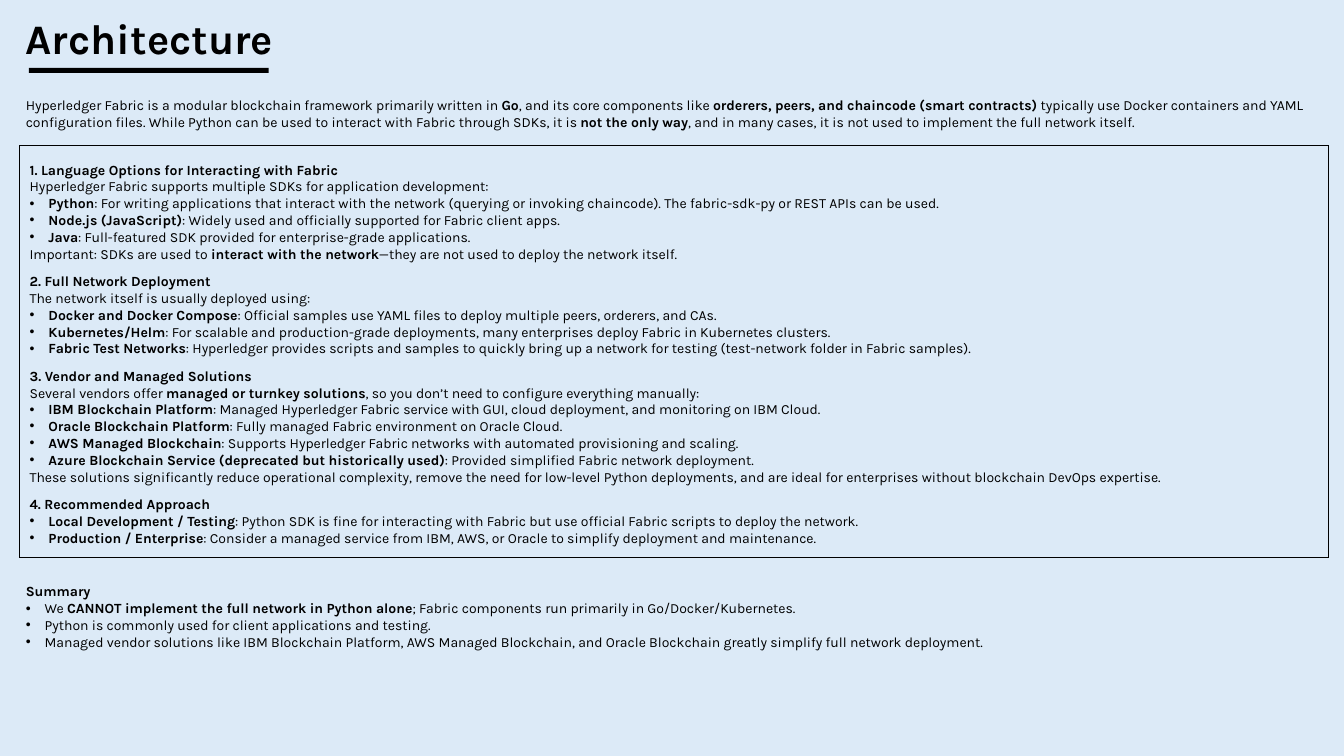
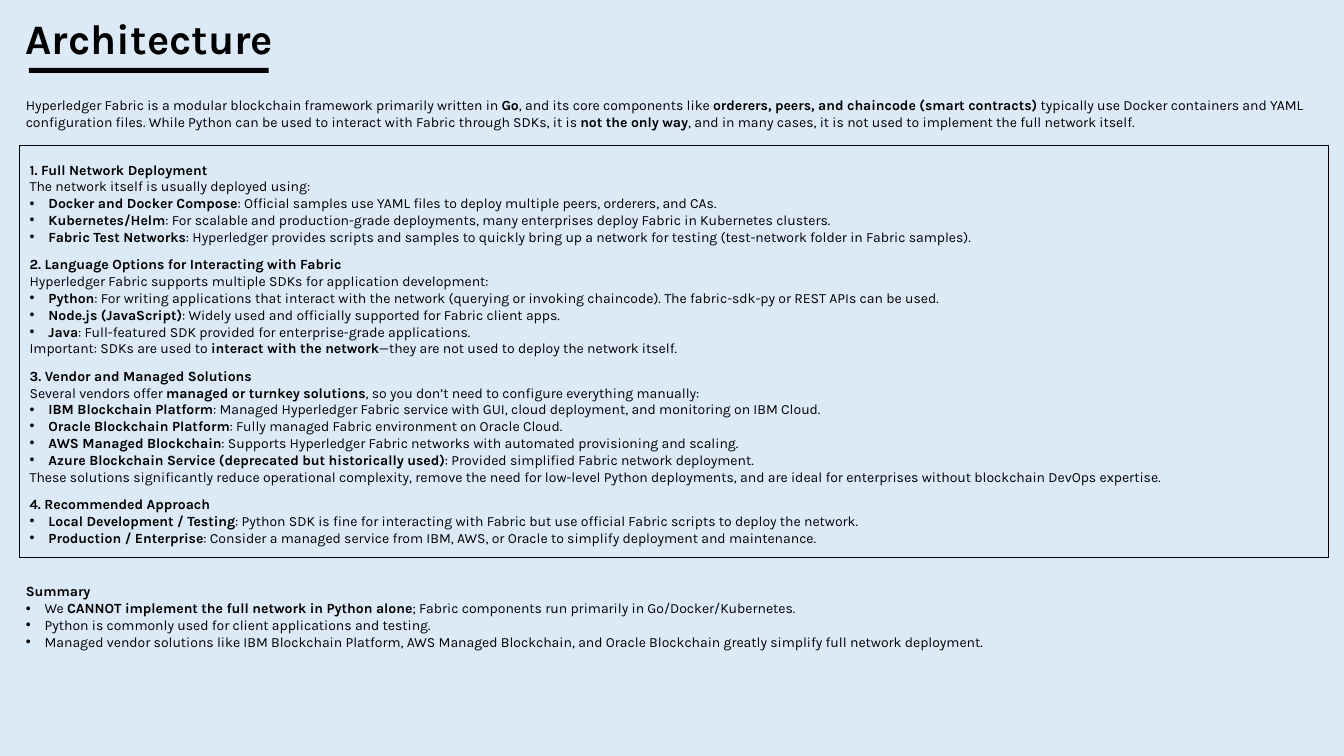
Before and after one commit to ashishachopra/Concepts, a slide deck: slide 8 of BLOCKCHAIN.pptx. Drawn at 1344x756 pixels with LibreOffice and Linux fonts; fonts in the diff are those of the drawing. Boxes give left, top, right and bottom in pixels: in the first picture for what was removed or moved away, otherwise in the second. Text is boxed around its words. In the diff, an @@ line names an element or a change of style, - is before the commit and + after.

```diff
--- a/BLOCKCHAIN.pptx
+++ b/BLOCKCHAIN.pptx
@@ text in rectangle at (30,165,971,273): text changed; bold off @@
-1. Language Options for Interacting with Fabric
+1. Full Network Deployment
+The network itself is usually deployed using:
+• Docker and Docker Compose: Official samples use YAML files to deploy multiple peers, orderers, and CAs.
+• Kubernetes/Helm: For scalable and production-grade deployments, many enterprises deploy Fabric in Kubernetes clusters.
+• Fabric Test Networks: Hyperledger provides scripts and samples to quickly bring up a network for testing (test-network folder in Fabric samples).
+2. Language Options for Interacting with Fabric
@@ text in rectangle at (30,276,971,357): paragraphs removed @@
-2. Full Network Deployment
-The network itself is usually deployed using:
-• Docker and Docker Compose: Official samples use YAML files to deploy multiple peers, orderers, and CAs.
-• Kubernetes/Helm: For scalable and production-grade deployments, many enterprises deploy Fabric in Kubernetes clusters.
-• Fabric Test Networks: Hyperledger provides scripts and samples to quickly bring up a network for testing (test-network folder in Fabric samples).
```
